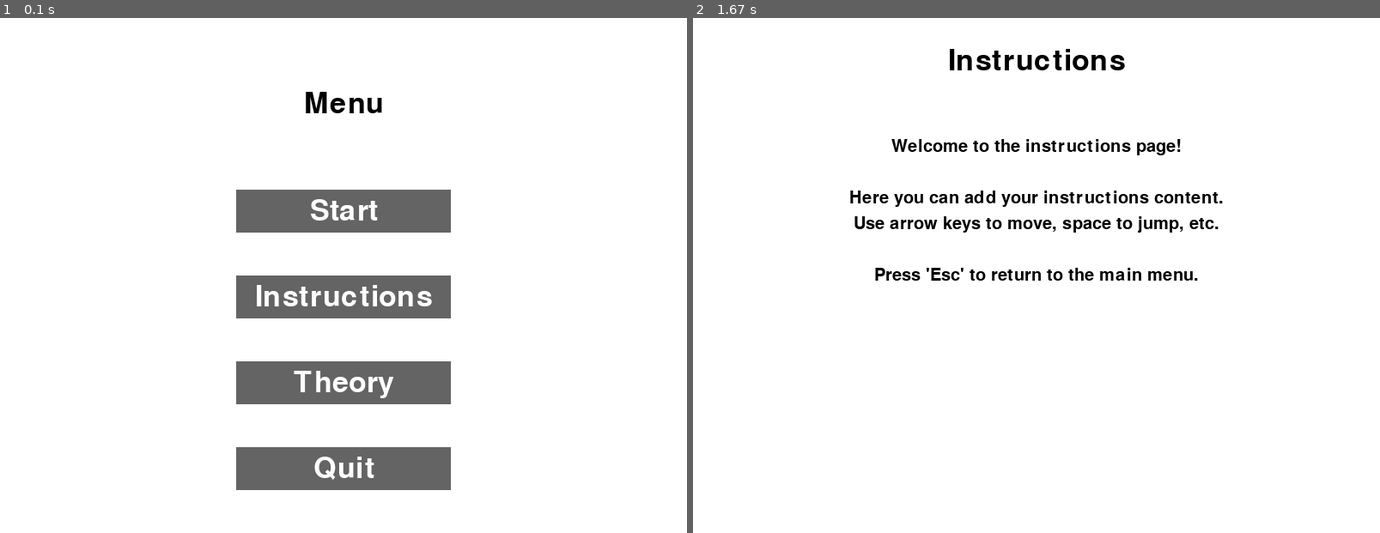
Above: before the commit, frames 1-2 (left to right).
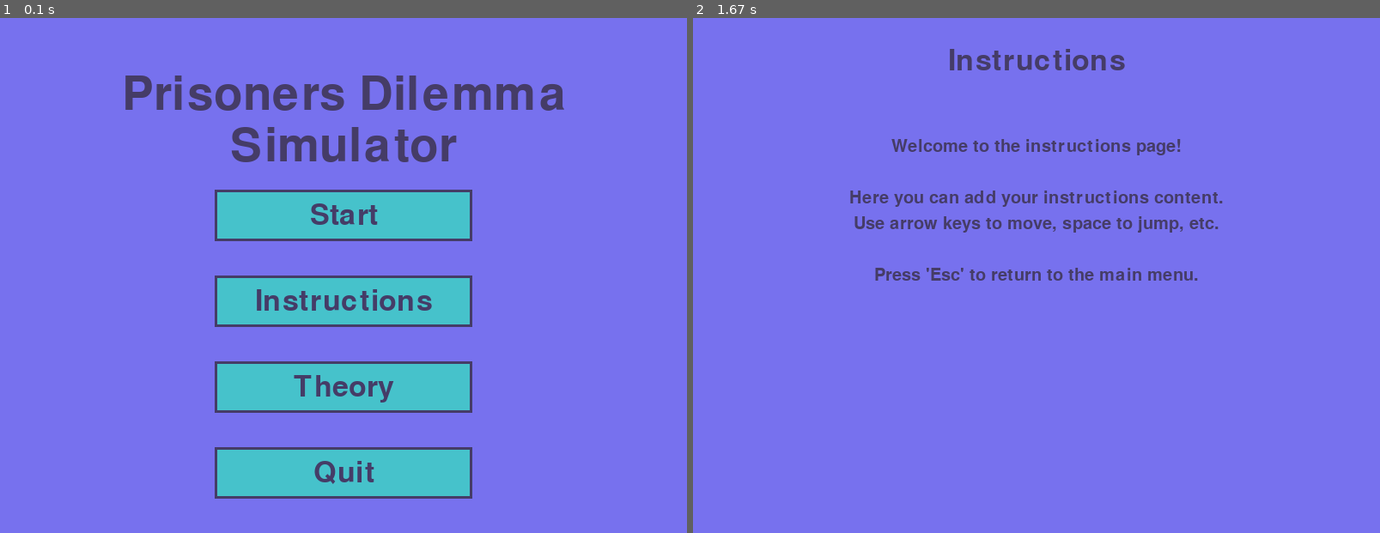
Above: after the commit, the same moments.

Repository: LazyyVenom/py-game-theory
Game: pygame game, started from prisoners_dilemma.py
Same seed, same stepped clock (60 frames per second), same inputs: the game is played once before the commit and once after it.
Inputs (mouse positions are in pixels of both pictures, inside the frame that each line leads up to):
- Up to frame 1 (0.1 s): no input
- Up to frame 2 (1.67 s): click (1036, 275) at 0.38 s

The runs differ from the first frame. In frame 1, 100% of the frame differs, in the area x 0-100%, y 0-100%; in frame 2, 100%.

Commit message:
Changed Color theme etc

Diff:
--- a/prisoners_dilemma.py
+++ b/prisoners_dilemma.py
@@ -11,10 +11,12 @@
 pygame.display.set_caption("Prisoner's Dilemma")
 
 # Colors
-WHITE = (255, 255, 255)
-BLACK = (0, 0, 0)
-BUTTON_COLOR = (100, 100, 100)
-BUTTON_HOVER_COLOR = (150, 150, 150)
+WHITE = (119, 113, 238)
+BLACK = (69, 60, 103)
+BUTTON_COLOR = (70, 194, 203)
+BUTTON_HOVER_COLOR = (242, 247, 161)
+BUTTON_BORDER_COLOR = (69, 60, 103)
+TEXT_COLOR = BLACK
 
 # Fonts
 font = pygame.font.Font(None, 50)
@@ -31,63 +33,50 @@
 def main_menu():
     while True:
         screen.fill(WHITE)
-        draw_text("Menu", font, BLACK, screen_width // 2, 100)
+        draw_text("Prisoners Dilemma", pygame.font.Font(None, 80), TEXT_COLOR, screen_width // 2, 90)
+        draw_text("Simulator", pygame.font.Font(None, 80), TEXT_COLOR, screen_width // 2, 150)
 
         mouse_x, mouse_y = pygame.mouse.get_pos()
 
         # Buttons
-        button_width = 250
-        button_height = 50
-        button_start = pygame.Rect(screen_width // 2 - button_width // 2, 200, button_width, button_height)
-        button_instructions = pygame.Rect(screen_width // 2 - button_width // 2, 300, button_width, button_height)
-        button_theory = pygame.Rect(screen_width // 2 - button_width // 2, 400, button_width, button_height)
-        button_quit = pygame.Rect(screen_width // 2 - button_width // 2, 500, button_width, button_height)
+        buttons = [
+            {"text": "Start", "rect": pygame.Rect(screen_width // 2 - 150, 200, 300, 60)},
+            {"text": "Instructions", "rect": pygame.Rect(screen_width // 2 - 150, 300, 300, 60)},
+            {"text": "Theory", "rect": pygame.Rect(screen_width // 2 - 150, 400, 300, 60)},
+            {"text": "Quit", "rect": pygame.Rect(screen_width // 2 - 150, 500, 300, 60)}
+        ]
 
         # Highlight the button when mouse is over it
-        if button_start.collidepoint((mouse_x, mouse_y)):
-            pygame.draw.rect(screen, BUTTON_HOVER_COLOR, button_start)
-        else:
-            pygame.draw.rect(screen, BUTTON_COLOR, button_start)
-
-        if button_instructions.collidepoint((mouse_x, mouse_y)):
-            pygame.draw.rect(screen, BUTTON_HOVER_COLOR, button_instructions)
-        else:
-            pygame.draw.rect(screen, BUTTON_COLOR, button_instructions)
-
-        if button_theory.collidepoint((mouse_x, mouse_y)):
-            pygame.draw.rect(screen, BUTTON_HOVER_COLOR, button_theory)
-        else:
-            pygame.draw.rect(screen, BUTTON_COLOR, button_theory)
-
-        if button_quit.collidepoint((mouse_x, mouse_y)):
-            pygame.draw.rect(screen, BUTTON_HOVER_COLOR, button_quit)
-        else:
-            pygame.draw.rect(screen, BUTTON_COLOR, button_quit)
-
-        draw_text("Start", font, WHITE, button_start.centerx, button_start.centery)
-        draw_text("Instructions", font, WHITE, button_instructions.centerx, button_instructions.centery)
-        draw_text("Theory", font, WHITE, button_theory.centerx, button_theory.centery)
-        draw_text("Quit", font, WHITE, button_quit.centerx, button_quit.centery)
+        for button in buttons:
+            if button["rect"].collidepoint((mouse_x, mouse_y)):
+                pygame.draw.rect(screen, BUTTON_HOVER_COLOR, button["rect"])
+                pygame.draw.rect(screen, BUTTON_BORDER_COLOR, button["rect"], 3)  # Add border
+            else:
+                pygame.draw.rect(screen, BUTTON_COLOR, button["rect"])
+                pygame.draw.rect(screen, BUTTON_BORDER_COLOR, button["rect"], 3)  # Add border
+            draw_text(button["text"], font, TEXT_COLOR, button["rect"].centerx, button["rect"].centery)
 
         for event in pygame.event.get():
             if event.type == pygame.QUIT:
                 pygame.quit()
                 sys.exit()
             if event.type == pygame.MOUSEBUTTONDOWN:
-                if button_start.collidepoint((mouse_x, mouse_y)):
-                    # Start the game
-                    # Replace this with your actual game code
-                    print("Starting game...")
-                if button_instructions.collidepoint((mouse_x, mouse_y)):
-                    # Show instructions
-                    show_instructions()
-                if button_theory.collidepoint((mouse_x, mouse_y)):
-                    # Show theory
-                    # Replace this with your theory display code
-                    print("Showing theory...")
-                if button_quit.collidepoint((mouse_x, mouse_y)):
-                    pygame.quit()
-                    sys.exit()
+                for button in buttons:
+                    if button["rect"].collidepoint((mouse_x, mouse_y)):
+                        if button["text"] == "Start":
+                            # Start the game
+                            # Replace this with your actual game code
+                            print("Starting game...")
+                        elif button["text"] == "Instructions":
+                            # Show instructions
+                            show_instructions()
+                        elif button["text"] == "Theory":
+                            # Show theory
+                            # Replace this with your theory display code
+                            print("Showing theory...")
+                        elif button["text"] == "Quit":
+                            pygame.quit()
+                            sys.exit()
 
         pygame.display.update()
 
@@ -96,7 +85,7 @@
     running = True
     while running:
         screen.fill(WHITE)
-        draw_text("Instructions", font, BLACK, screen_width // 2, 50)
+        draw_text("Instructions", font, TEXT_COLOR, screen_width // 2, 50)
 
         # Display the instructions content
         instruction_text = [
@@ -109,7 +98,7 @@
         ]
         y_offset = 150
         for text in instruction_text:
-            draw_text(text, instruction_font, BLACK, screen_width // 2, y_offset)
+            draw_text(text, instruction_font, TEXT_COLOR, screen_width // 2, y_offset)
             y_offset += 30
 
         pygame.display.update()
